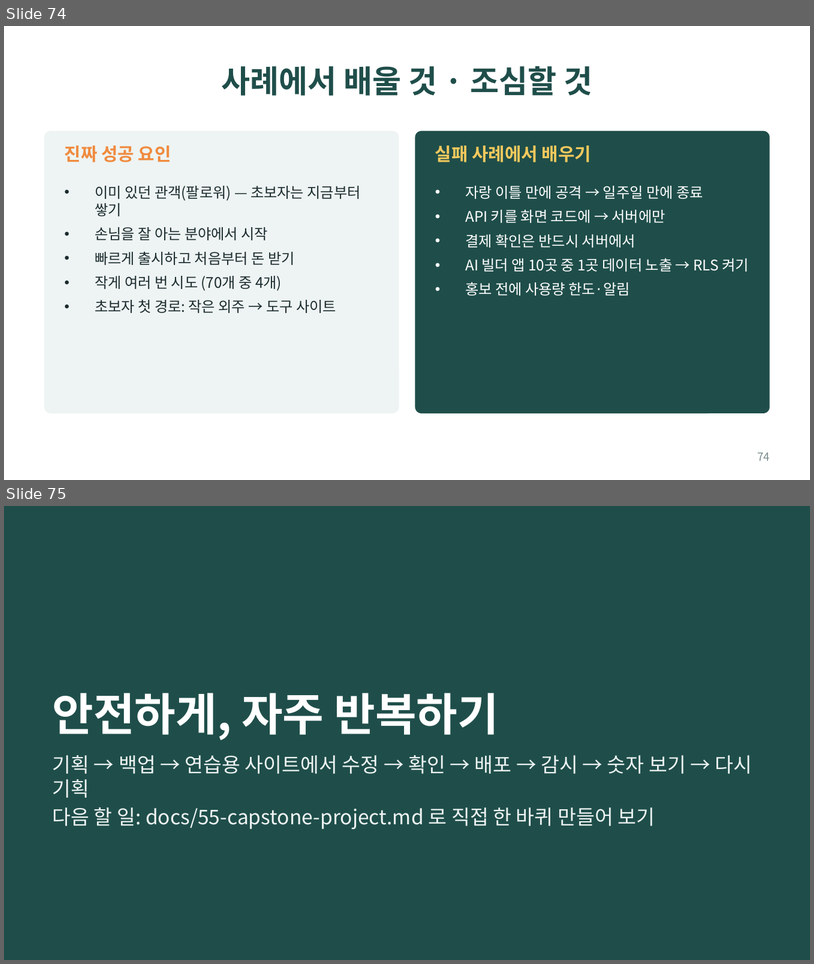
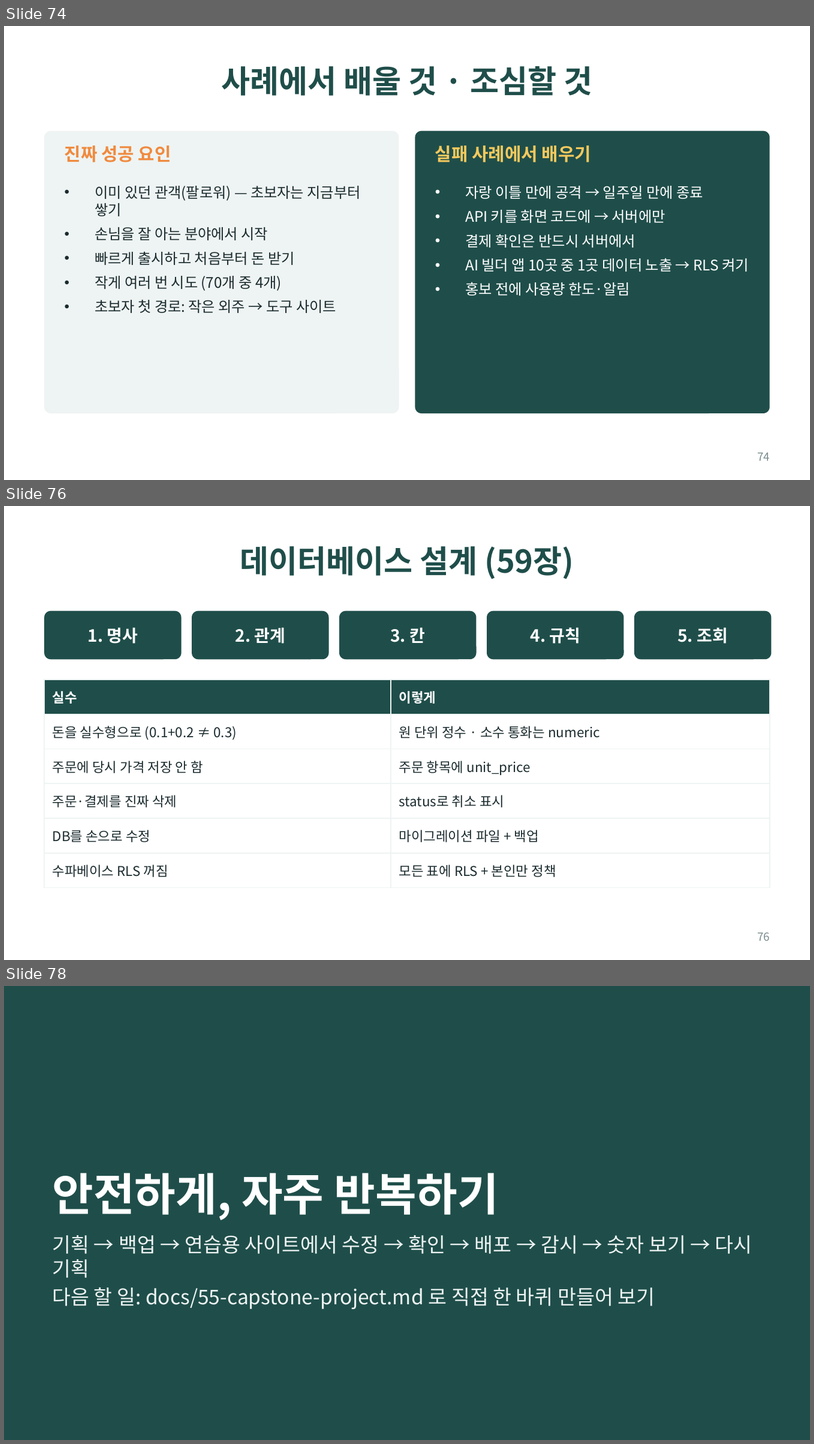
Before and after one commit to bincodin-ko/stanford-study, a slide deck: slides/internet-business-101.pptx. Shown one above the other, each under a label of ours: slides 74 and 75 before the commit, slides 74, 76 and 78 after it; the slides between them are not shown. The pictures are 814x964 and 814x1444 pixels, drawn with LibreOffice and Linux fonts; fonts in the diff are those of the drawing. Boxes give left, top, right and bottom in pixels: in the first picture for what was removed or moved away, otherwise in the second. Text is boxed around its words. In the diff, an @@ line names an element or a change of style, - is before the commit and + after.

```diff
--- a/slides/internet-business-101.pptx
+++ b/slides/internet-business-101.pptx
@@ slide 76 added at (4,506,810,960), background #FFFFFF @@
@@ title added at (240,546,574,579), 28 pt, text #1F4E4A, bold @@
+데이터베이스 설계 (59장)
@@ rounded rectangle added at (44,611,182,659), fill #1F4E4A @@
@@ rounded rectangle added at (192,611,329,659), fill #1F4E4A @@
@@ rounded rectangle added at (339,611,477,659), fill #1F4E4A @@
@@ rounded rectangle added at (487,611,624,659), fill #1F4E4A @@
@@ rounded rectangle added at (635,611,771,659), fill #1F4E4A @@
@@ text added at (88,627,138,643), 15 pt, text #FFFFFF, bold @@
+1. 명사
@@ text added at (236,627,285,643), 15 pt, text #FFFFFF, bold @@
+2. 관계
@@ text added at (390,627,425,643), 15 pt, text #FFFFFF, bold @@
+3. 칸
@@ text added at (531,627,580,643), 15 pt, text #FFFFFF, bold @@
+4. 규칙
@@ text added at (678,627,728,643), 15 pt, text #FFFFFF, bold @@
+5. 조회
@@ table added at (44,679,770,879), 6 rows, 2 columns @@
+실수 | 이렇게
+돈을 실수형으로 (0.1+0.2 ≠ 0.3) | 원 단위 정수 · 소수 통화는 numeric
+주문에 당시 가격 저장 안 함 | 주문 항목에 unit_price
+주문·결제를 진짜 삭제 | status로 취소 표시
+DB를 손으로 수정 | 마이그레이션 파일 + 백업
+수파베이스 RLS 꺼짐 | 모든 표에 RLS + 본인만 정책
@@ page number added at (758,932,770,940), 10 pt, text #7A8C8E @@
+76
@@ what was slide 75 is now slide 78 @@
```
Also in this commit, not shown: 2 other slides added, 11 other files.
